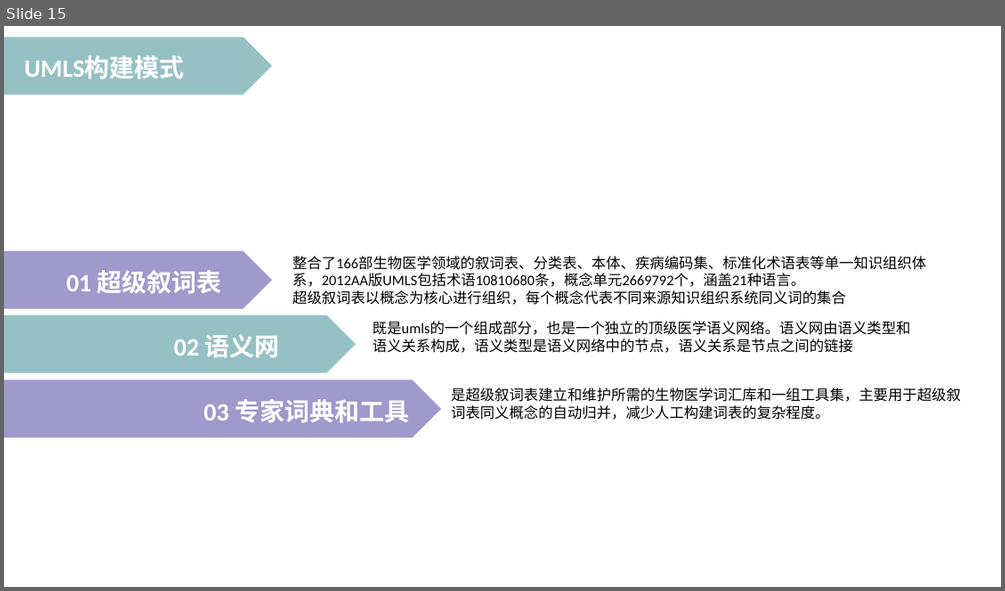
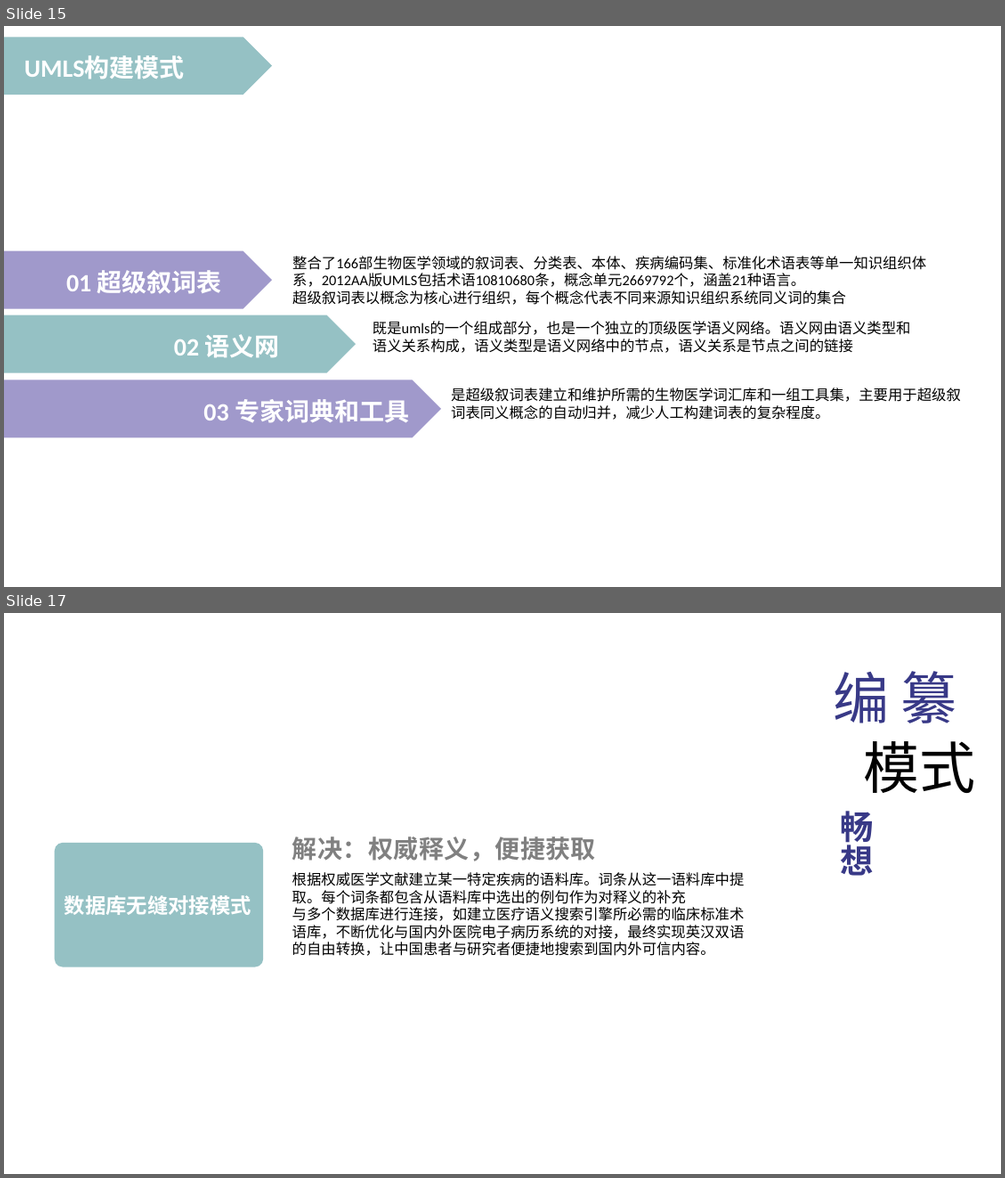
Before and after one commit to peijiawen98/TLK_1107, a slide deck: 电子词典需求分析.pptx. Shown one above the other, each under a label of ours: slide 15 before the commit, slides 15 and 17 after it; the slides between them are not shown. The pictures are 1005x591 and 1005x1178 pixels, drawn with LibreOffice and Linux fonts; fonts in the diff are those of the drawing. Boxes give left, top, right and bottom in pixels: in the first picture for what was removed or moved away, otherwise in the second. Text is boxed around its words. In the diff, an @@ line names an element or a change of style, - is before the commit and + after.

```diff
--- a/电子词典需求分析.pptx
+++ b/电子词典需求分析.pptx
@@ slide 17 added at <box>4,613,1001,1174</box>, background #FFFFFF @@
@@ text added at <box>900,671,956,723</box>, 54 pt, text #383987 @@
+纂编
@@ text added at <box>863,741,975,793</box>, 54 pt, text #000000 @@
+模式
@@ text added at <box>841,811,874,876</box>, 32 pt, text #383987, bold @@
+畅想
@@ rounded rectangle added at <box>55,843,264,966</box>, fill #95C1C4, 20 pt, text #FFFFFF, bold @@
+数据库无缝对接模式
@@ text added at <box>292,836,596,861</box>, 24 pt, text #808080, bold @@
+解决：权威释义，便捷获取
@@ text added at <box>292,872,744,956</box>, 14 pt, text #000000 @@
+根据权威医学文献建立某一特定疾病的语料库。词条从这一语料库中提取。每个词条都包含从语料库中选出的例句作为对释义的补充
+与多个数据库进行连接，如建立医疗语义搜索引擎所必需的临床标准术语库，不断优化与国内外医院电子病历系统的对接，最终实现英汉双语的自由转换，让中国患者与研究者便捷地搜索到国内外可信内容。
```
Also in this commit, not shown: 2 slides changed, 3 other slides added, 4 slides removed, 1 other file.
